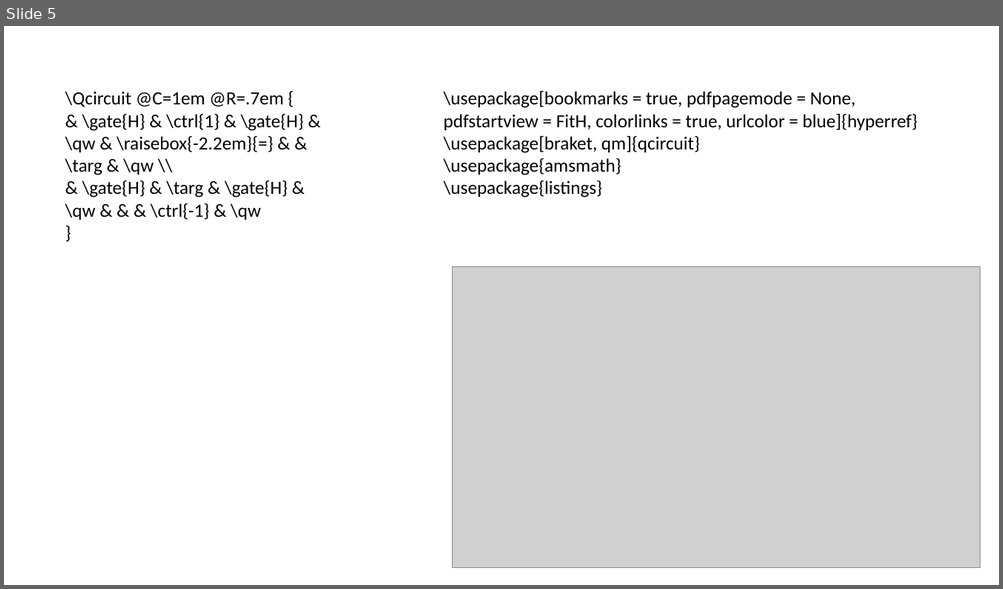
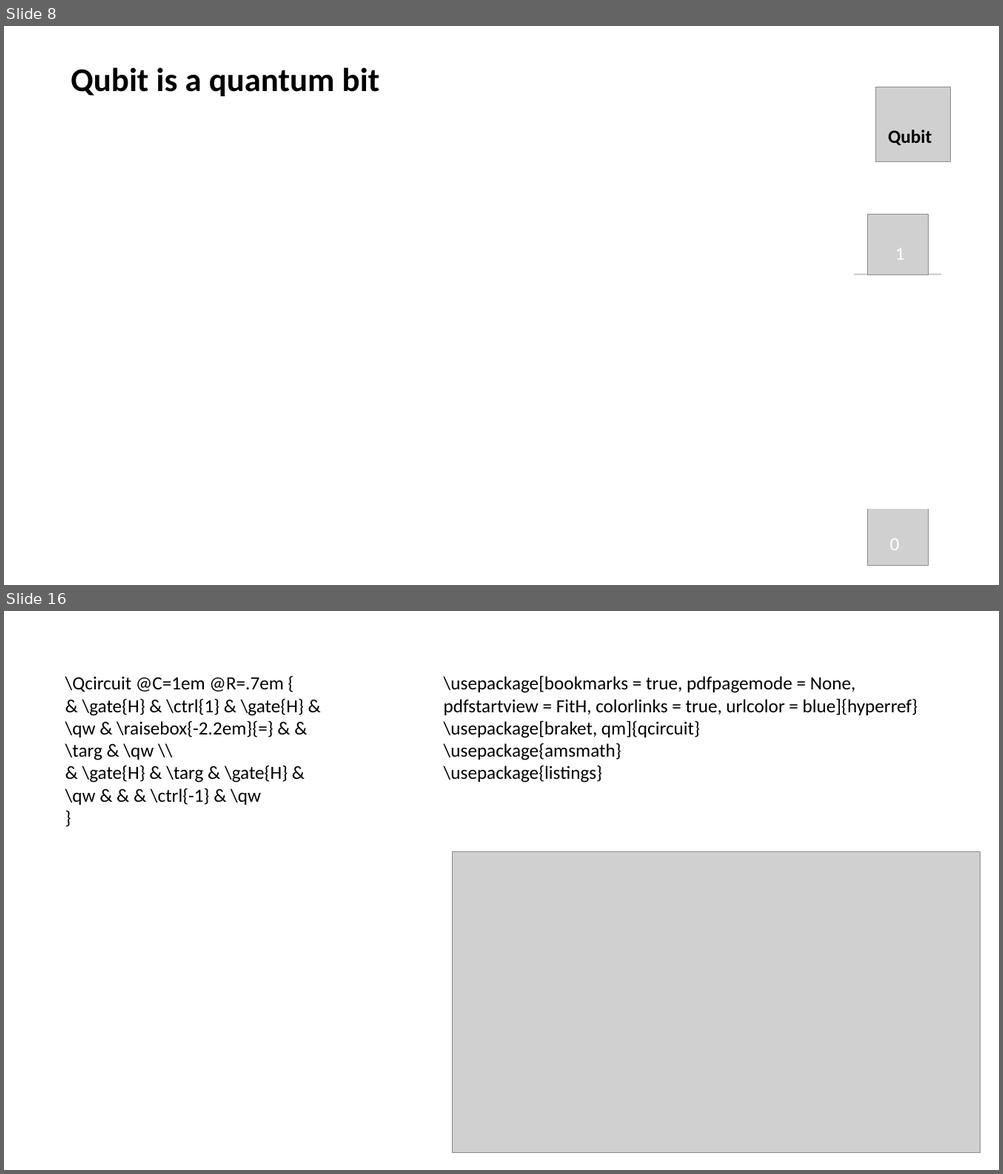
Before and after one commit to zozo123/QC-IL, a slide deck: slides/lecture temple.pptx. Shown one above the other, each under a label of ours: slide 5 before the commit, slides 8 and 16 after it; the slides between them are not shown. The pictures are 1003x589 and 1003x1174 pixels, drawn with LibreOffice and Linux fonts; fonts in the diff are those of the drawing; grey boxes stand for pictures; background and template pictures are left out. Boxes give left, top, right and bottom in pixels: in the first picture for what was removed or moved away, otherwise in the second. Text is boxed around its words. In the diff, an @@ line names an element or a change of style, - is before the commit and + after.

```diff
--- a/slides/lecture temple.pptx
+++ b/slides/lecture temple.pptx
@@ slide 8 added at box(4, 26, 999, 585), background #FFFFFF @@
@@ title added at box(71, 67, 380, 96), 32 pt, text #000000, bold @@
+Qubit is a quantum bit
@@ picture added at box(876, 87, 950, 162) @@
@@ text added at box(888, 130, 931, 145), 18 pt, text #000000, bold @@
+Qubit
@@ rectangle added at box(792, 276, 999, 508), fill #FFFFFF, outline #FFFFFF 1 pt @@
@@ group added at box(854, 215, 941, 566): 3 pictures, 2 texts @@
+1
+0
@@ what was slide 5 is now slide 16 @@
```
Also in this commit, not shown: 2 slides changed, 12 other slides added, 2 slides removed.
